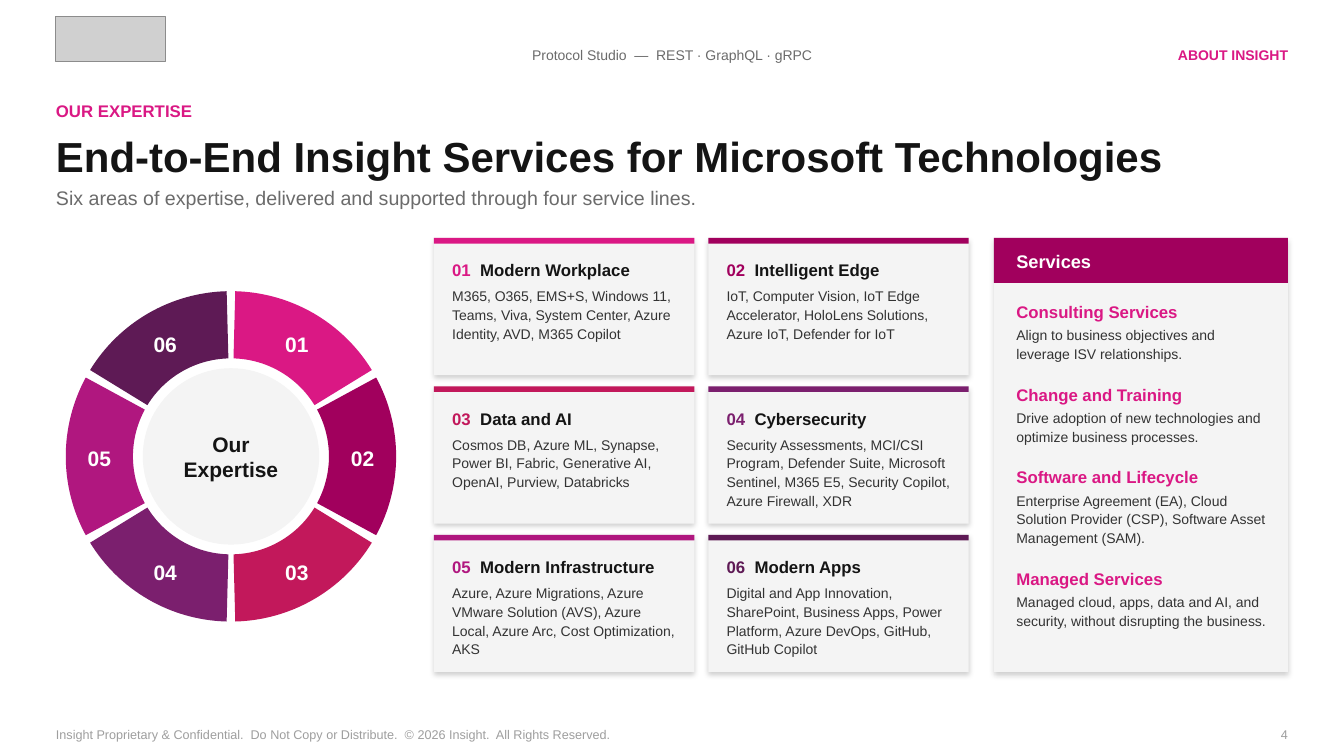
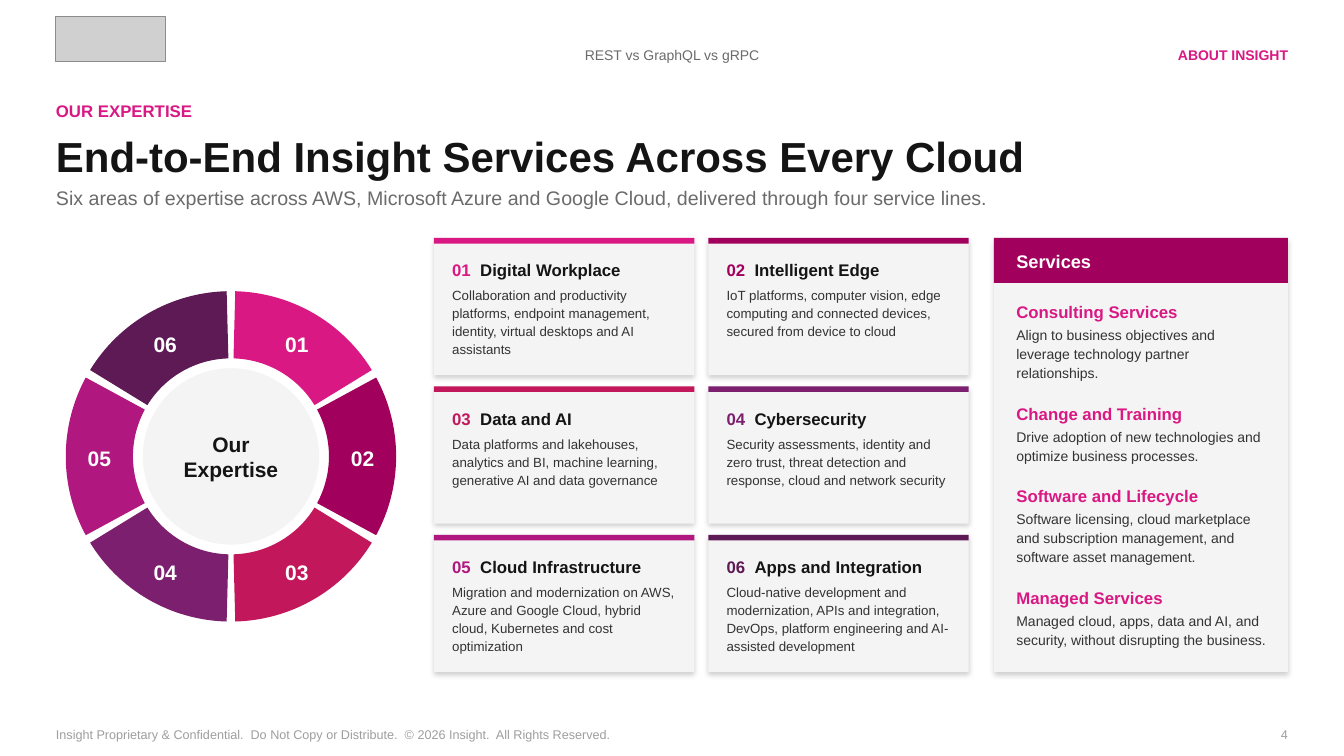
Before and after one commit to spietrek-insight/rest-graphql-grpc-ai-routing, a slide deck: slide 4 of presentation/rest-graphql-grpc-ai-routing-v6.pptx. Drawn at 1344x756 pixels with LibreOffice and Linux fonts; fonts in the diff are those of the drawing; grey boxes stand for pictures. Boxes give left, top, right and bottom in pixels: in the first picture for what was removed or moved away, otherwise in the second. Text is boxed around its words. In the diff, an @@ line names an element or a change of style, - is before the commit and + after.

Commit message:
less microsoft focused

```diff
--- a/presentation/rest-graphql-grpc-ai-routing-v6.pptx
+++ b/presentation/rest-graphql-grpc-ai-routing-v6.pptx
@@ text at bbox=[585, 50, 759, 63]: text changed @@
-Protocol Studio — REST · GraphQL · gRPC
+REST vs GraphQL vs gRPC
@@ text at bbox=[56, 141, 1024, 181]: text changed @@
-End-to-End Insight Services for Microsoft Technologies
+End-to-End Insight Services Across Every Cloud
@@ text at bbox=[56, 191, 987, 209]: text changed @@
-Six areas of expertise, delivered and supported through four service lines.
+Six areas of expertise across AWS, Microsoft Azure and Google Cloud, delivered through four service lines.
@@ text at bbox=[452, 264, 650, 354]: text changed; size 10 to 9.5 pt @@
-01 Modern Workplace
-M365, O365, EMS+S, Windows 11, Teams, Viva, System Center, Azure Identity, AVD, M365 Copilot
+01 Digital Workplace
+Collaboration and productivity platforms, endpoint management, identity, virtual desktops and AI assistants
@@ text at bbox=[727, 290, 941, 336]: text changed; size 10 to 9.5 pt @@
-IoT, Computer Vision, IoT Edge Accelerator, HoloLens Solutions, Azure IoT, Defender for IoT
+IoT platforms, computer vision, edge computing and connected devices, secured from device to cloud
@@ text at bbox=[1016, 330, 1215, 381]: text changed @@
-Align to business objectives and leverage ISV relationships.
+Align to business objectives and leverage technology partner relationships.
@@ text at bbox=[452, 439, 658, 488]: text changed; size 10 to 9.5 pt @@
-Cosmos DB, Azure ML, Synapse, Power BI, Fabric, Generative AI, OpenAI, Purview, Databricks
+Data platforms and lakehouses, analytics and BI, machine learning, generative AI and data governance
@@ text at bbox=[727, 439, 946, 488]: text changed; size 10 to 9.5 pt @@
-Security Assessments, MCI/CSI Program, Defender Suite, Microsoft Sentinel, M365 E5, Security Copilot, Azure Firewall, XDR
+Security assessments, identity and zero trust, threat detection and response, cloud and network security
@@ text at bbox=[1016, 514, 1251, 565]: text changed @@
-Enterprise Agreement (EA), Cloud Solution Provider (CSP), Software Asset Management (SAM).
+Software licensing, cloud marketplace and subscription management, and software asset management.
@@ text at bbox=[452, 561, 674, 654]: text changed; size 10 to 9.5 pt @@
-05 Modern Infrastructure
-Azure, Azure Migrations, Azure VMware Solution (AVS), Azure Local, Azure Arc, Cost Optimization, AKS
+05 Cloud Infrastructure
+Migration and modernization on AWS, Azure and Google Cloud, hybrid cloud, Kubernetes and cost optimization
@@ text at bbox=[727, 561, 948, 654]: text changed; size 10 to 9.5 pt @@
-06 Modern Apps
-Digital and App Innovation, SharePoint, Business Apps, Power Platform, Azure DevOps, GitHub, GitHub Copilot
+06 Apps and Integration
+Cloud-native development and modernization, APIs and integration, DevOps, platform engineering and AI-assisted development
```
Also in this commit, not shown: 28 other slides changed, 1 other file.
